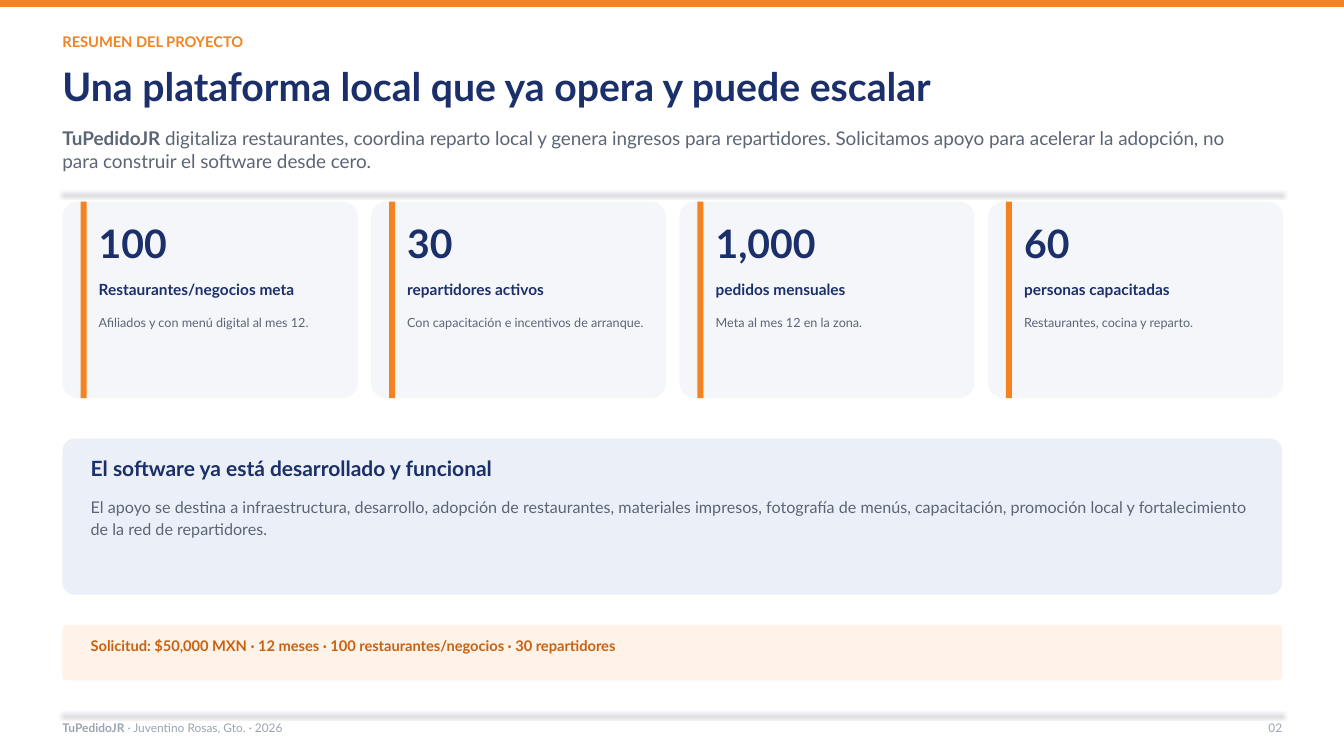
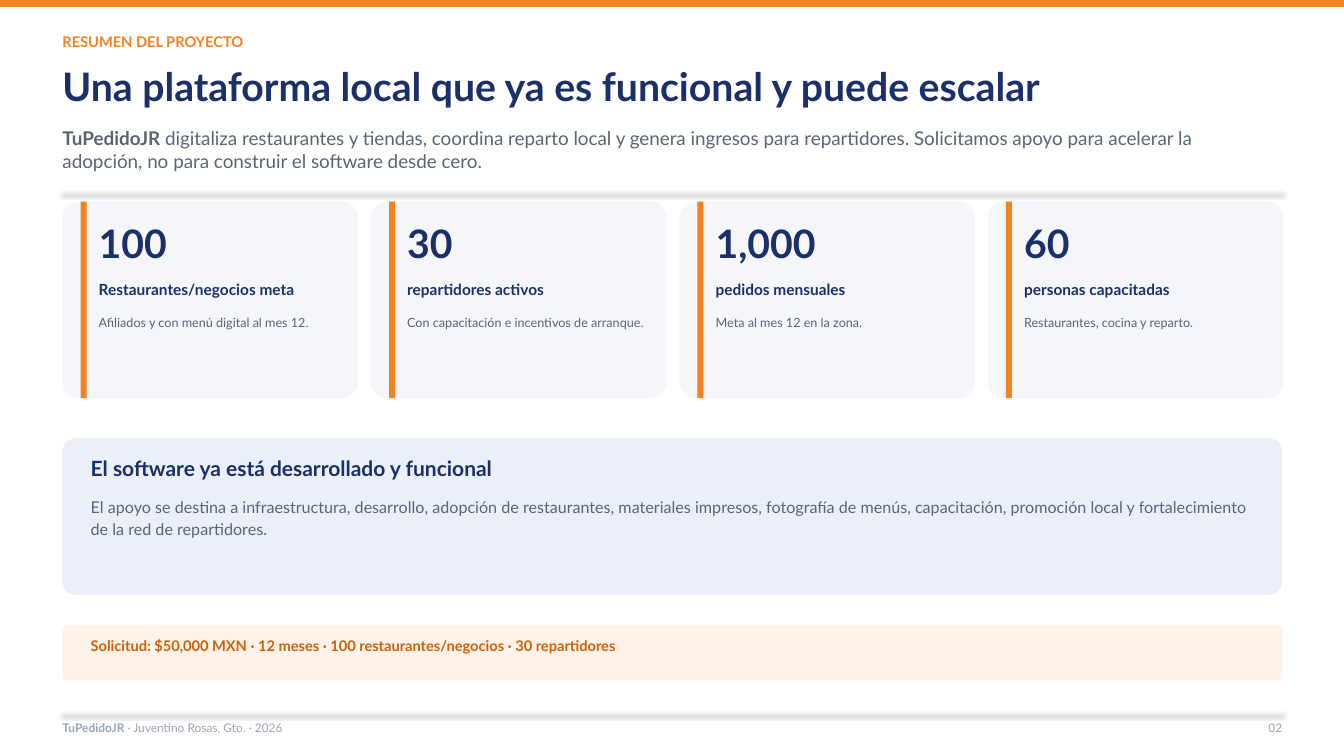
Before and after one commit to Lodoman-old/TuPedidoJR, a slide deck: slide 2 of docs/presentacion/TuPedidoJR_2026.pptx. Drawn at 1344x756 pixels with LibreOffice and Linux fonts; fonts in the diff are those of the drawing. Boxes give left, top, right and bottom in pixels: in the first picture for what was removed or moved away, otherwise in the second. Text is boxed around its words. In the diff, an @@ line names an element or a change of style, - is before the commit and + after.

```diff
--- a/docs/presentacion/TuPedidoJR_2026.pptx
+++ b/docs/presentacion/TuPedidoJR_2026.pptx
@@ text at (62, 72, 1040, 108): text changed @@
-Una plataforma local que ya opera y puede escalar
+Una plataforma local que ya es funcional y puede escalar
@@ text at (62, 131, 1192, 172): text changed @@
-TuPedidoJR digitaliza restaurantes, coordina reparto local y genera ingresos para repartidores. Solicitamos apoyo para acelerar la adopción, no para construir el software desde cero.
+TuPedidoJR digitaliza restaurantes y tiendas, coordina reparto local y genera ingresos para repartidores. Solicitamos apoyo para acelerar la adopción, no para construir el software desde cero.
```
Also in this commit, not shown: 12 other slides changed, 7 other files.
